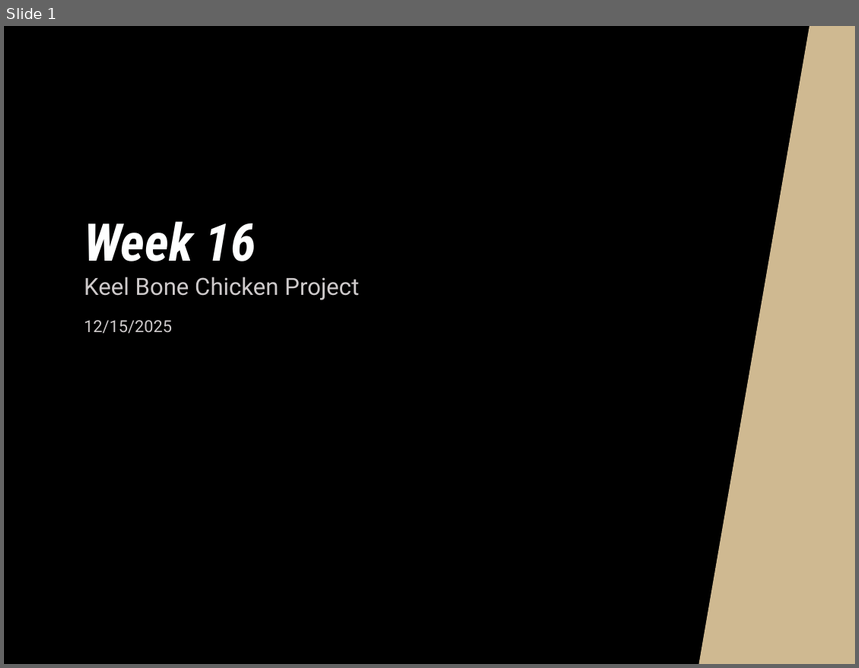
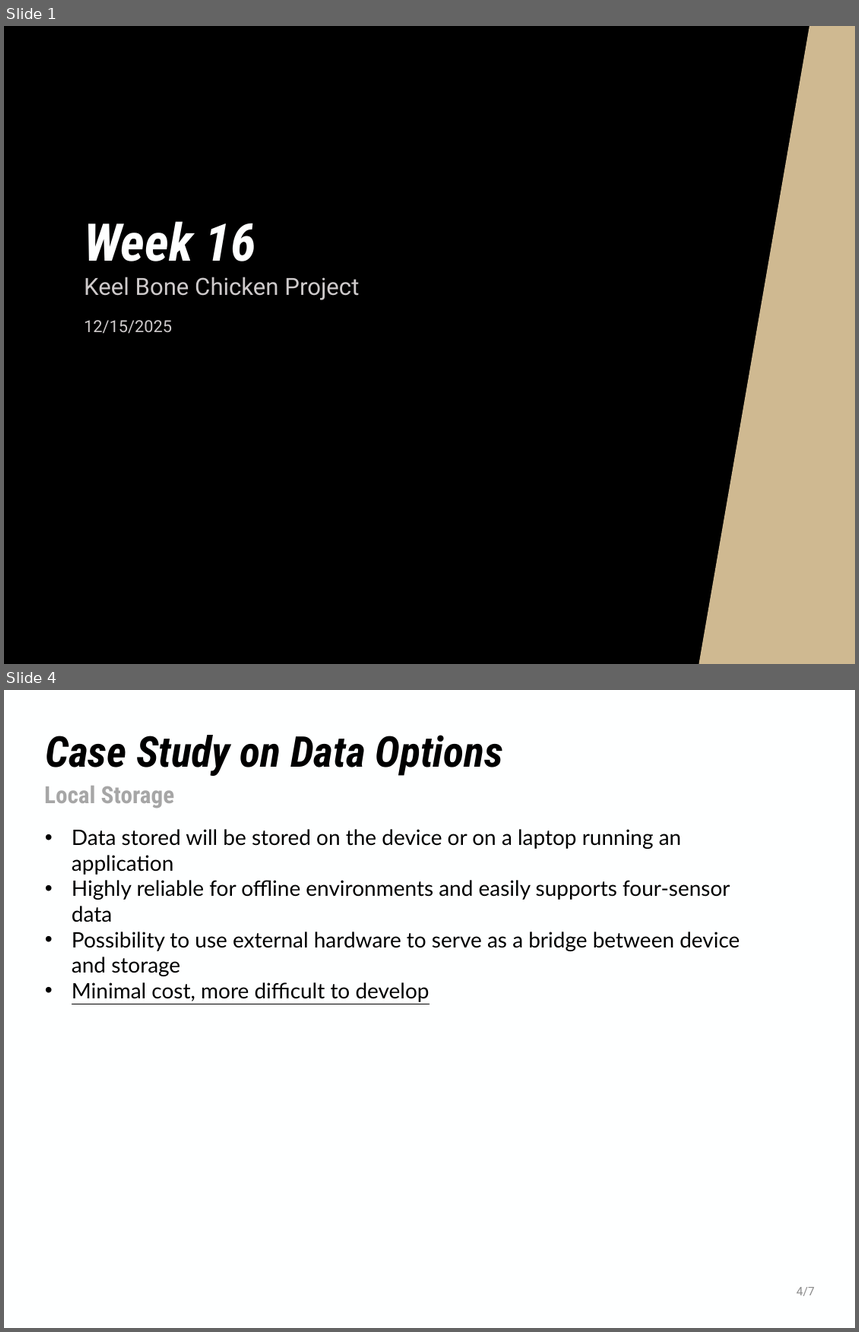
Before and after one commit to NHuang58/Biomedical_Device_PCB, a slide deck: Documentation/Slides/Week_16.pptx. Shown one above the other, each under a label of ours: slide 1 before the commit, slides 1 and 4 after it; the slides between them are not shown. The pictures are 859x668 and 859x1332 pixels, drawn with LibreOffice and Linux fonts; fonts in the diff are those of the drawing; background and template pictures are left out. Boxes give left, top, right and bottom in pixels: in the first picture for what was removed or moved away, otherwise in the second. Text is boxed around its words. In the diff, an @@ line names an element or a change of style, - is before the commit and + after.

```diff
--- a/Documentation/Slides/Week_16.pptx
+++ b/Documentation/Slides/Week_16.pptx
@@ slide 4 added at (4, 690, 855, 1328), background #FEFFFF @@
@@ title added at (45, 735, 503, 776), 36 pt, text #000000, bold, italic @@
+Case Study on Data Options
@@ text added at (44, 786, 175, 809), 20 pt, text #A6A6A6, bold @@
+Local Storage
@@ text added at (72, 829, 740, 1002), 18 pt, text #000000 @@
+• Data stored will be stored on the device or on a laptop running an application
+• Highly reliable for offline environments and easily supports four-sensor data
+• Possibility to use external hardware to serve as a bridge between device and storage
+• Minimal cost, more difficult to develop
@@ text added at (797, 1287, 815, 1296), 10 pt, text #8C8C8C @@
+4/7
```
Also in this commit, not shown: 4 slides changed, 4 other slides added, 1 slide removed, 5 other files.
